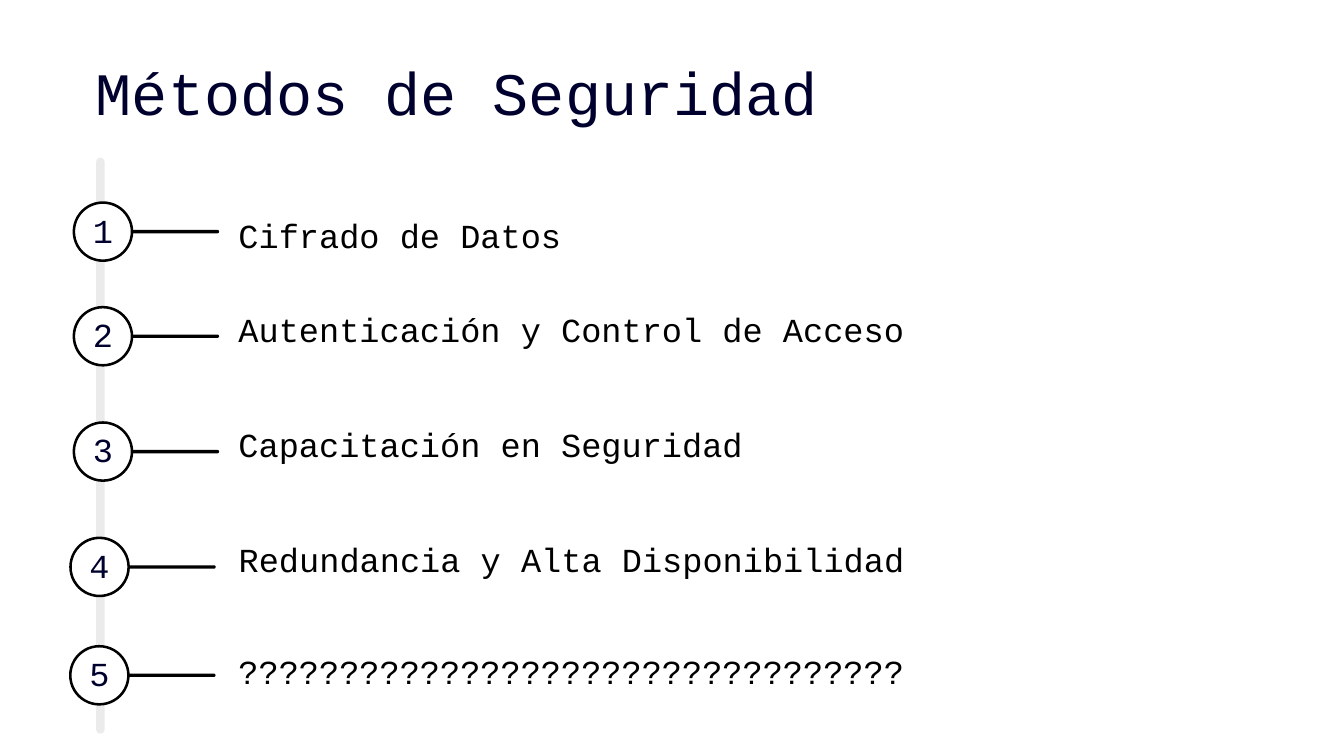
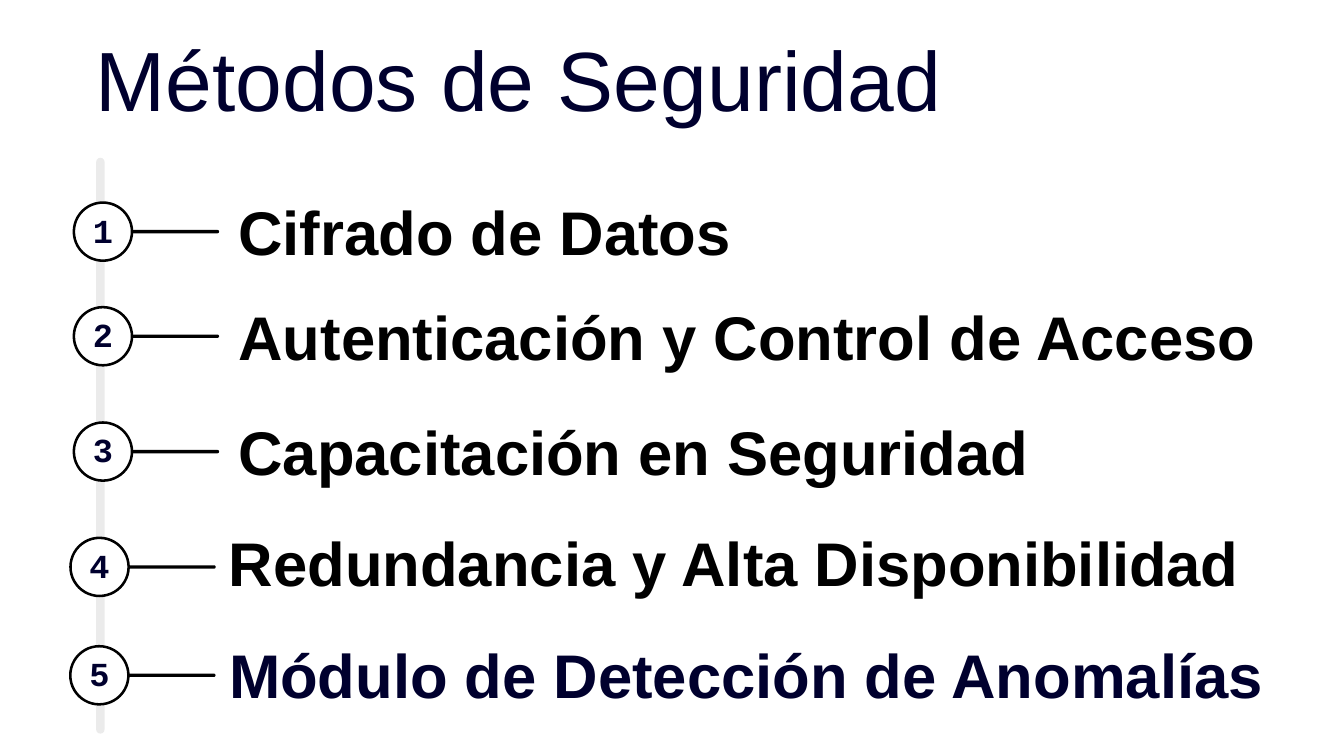
Before and after one commit to NeoUroboros/AnomalyDetection, a slide deck: slide 4 of Deteccion Bien.pptx. Drawn at 1344x756 pixels with LibreOffice and Linux fonts; fonts in the diff are those of the drawing. Boxes give left, top, right and bottom in pixels: in the first picture for what was removed or moved away, otherwise in the second. Text is boxed around its words. In the diff, an @@ line names an element or a change of style, - is before the commit and + after.

```diff
--- a/Deteccion Bien.pptx
+++ b/Deteccion Bien.pptx
@@ text "Métodos de Seguridad" at [96, 49, 941, 126]: size 43 to 60 pt, font Courier New to Arial @@
@@ size 24 to 44 pt, font Courier New to Arial, bold on in 4 elements at [238, 314, 1255, 372], [229, 541, 1239, 598], [238, 429, 1028, 487], [238, 210, 731, 256] @@
@@ text "Cifrado de Datos": place and size @@
-text "Cifrado de Datos" at [238, 224, 561, 249]
+text "Cifrado de Datos" at [238, 210, 731, 256]
@@ text "Redundancia y Alta Disponibilidad": place and size @@
-text "Redundancia y Alta Disponibilidad" at [239, 548, 904, 579]
+text "Redundancia y Alta Disponibilidad" at [229, 541, 1239, 598]
@@ bold on in 3 elements at [93, 324, 113, 347], [93, 439, 113, 463], [89, 664, 109, 687] @@
@@ text removed at [229, 646, 967, 697] @@
-?????????????????????????????????
@@ text added at [229, 652, 1262, 699], 44 pt, text #00002E, bold @@
+Módulo de Detección de Anomalías
```
Also in this commit, not shown: 13 other slides changed, 10 slides added, 1 slide removed, 10 other files.
